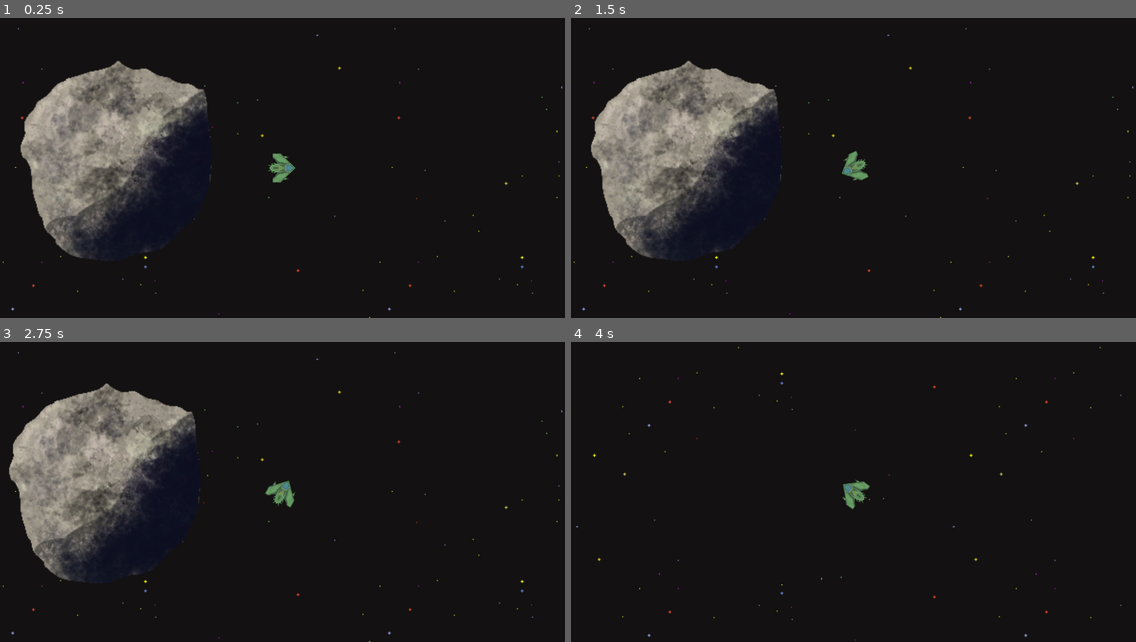
Above: before the commit, frames 1-4 (two rows, left to right).
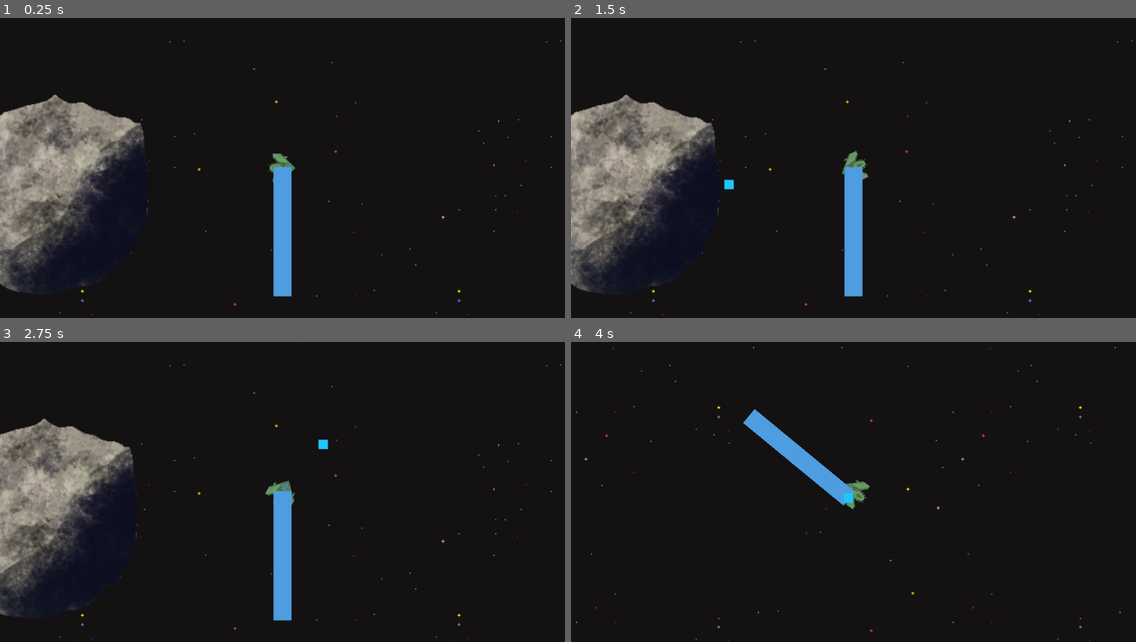
Above: after the commit, the same moments.

Repository: Vassily-Petrousevitch/GalacticHeist
Game: Godot game, scene res://main.tscn
The game is run twice, just before and just after one commit, with the same random seed, the same clock (stepped at 60 frames per second) and the same inputs.
Inputs (mouse positions are in pixels of both pictures, inside the frame that each line leads up to):
- Up to frame 1 (0.25 s): no input
- Up to frame 2 (1.5 s): tap Enter at 0.5 s; move the mouse to (977, 153) at 0.52 s; press the mouse at (977, 153) at 0.53 s; hold D (rotate_right) 0.53-1.28 s; move the mouse to (740, 183) at 1.27 s; release the mouse at (740, 183) at 1.28 s; hold S (brake) from 1.28 s (still down); click (740, 183) at 1.35 s
- Up to frame 3 (2.75 s): move the mouse to (339, 426) at 2.02 s; release S (brake) at 2.03 s; press the mouse at (339, 426) at 2.03 s; hold D (rotate_right) from 2.03 s (still down)
- Up to frame 4 (4 s): move the mouse to (825, 552) at 2.77 s; release D (rotate_right) at 2.78 s; release the mouse at (825, 552) at 2.78 s; hold W (accelerate) 2.78-3.53 s; click (825, 552) at 2.85 s; move the mouse to (1023, 537) at 3.52 s; press the mouse at (1023, 537) at 3.53 s; hold A (rotate_left) from 3.53 s (still down)

The runs differ from the first frame. In frame 1, 16% of the frame differs, in the area x 0-100%, y 0-100%; in frame 2, 15%; in frame 3, 14%; in frame 4, 1.8%.

Commit message:
lots of random changes, main difference is raycasting in player
also changed bullet to be full auto

Diff:
--- a/entities/asteroid.gd
+++ b/entities/asteroid.gd
@@ -1,6 +1,8 @@
 extends RigidBody2D
 
+# Constants
 const asteroid_player_impulse = 5
+
 
 # Called when the node enters the scene tree for the first time.
 func _ready():
--- a/entities/asteroid.tscn
+++ b/entities/asteroid.tscn
@@ -5,6 +5,7 @@
 
 [node name="Asteroid" type="RigidBody2D"]
 collision_mask = 7
+input_pickable = true
 mass = 100.0
 gravity_scale = 0.0
 max_contacts_reported = 5
@@ -20,3 +21,4 @@
 polygon = PackedVector2Array(30.5, -99, 38.7, -99, 48, -100.3, 48, -98.3, 78.3, -85, 82.2, -85, 96, -82.7, 96, -81.4, 1 …(513 unchanged characters)…
 
 [connection signal="body_entered" from="." to="." method="_on_body_entered"]
+[connection signal="mouse_entered" from="." to="." method="_on_mouse_entered"]
--- a/entities/player.gd
+++ b/entities/player.gd
@@ -13,8 +13,11 @@
 # Bullet parameters
 const bullet_scene = preload("res://entities/bullet.tscn")
 const bullet_speed = 2000
-const bullet_timeout = 0.5		# seconds
+const bullet_timeout = 0.2		# seconds
+var bullet_on_cooldown = false
 
+# Mouse is hovering over a "rope-able object" e.g. Asteroids, Puffins
+var mouse_hovering = null
 
 func _physics_process(delta):
 	if not stunned:
@@ -24,6 +27,12 @@
 		velocity = velocity.bounce(col.get_normal()) * ship_bounceback
 		get_stunned_idiot()
 
+	# Raycast to detect nearby "rope-able" objects
+	var space_state = get_world_2d().direct_space_state
+	var query = PhysicsRayQueryParameters2D.create(self.position, Vector2(50, 100), 0xFFFFFFFF, [self])
+	var result = space_state.intersect_ray(query)
+	if result:
+		print("hit at point: ", result.position, result.collider)
 
 
 func get_stunned_idiot():
@@ -41,6 +50,10 @@
 	bullet.position = get_global_position()
 	get_parent().add_child(bullet)
 
+	bullet_on_cooldown = true
+	await get_tree().create_timer(bullet_timeout).timeout
+	bullet_on_cooldown = false
+
 func get_input():
 	setRotation()
 
@@ -50,7 +63,7 @@
 	if Input.is_action_pressed("brake"):
 		velocity = velocity.lerp(Vector2.ZERO, brake_accel)
 
-	if Input.is_action_just_pressed("shoot"):
+	if Input.is_action_pressed("shoot") && !bullet_on_cooldown:
 		shoot_bullet()
 
 func setRotation():
--- /dev/null
+++ b/entities/puffin.tscn
@@ -0,0 +1,16 @@
+[gd_scene load_steps=2 format=3 uid="uid://daprtsy1d6lgg"]
+
+[ext_resource type="Texture2D" uid="uid://rgmuy718fqmb" path="res://Assets/Macguffins/mag_puffin_1.png" id="1_271cp"]
+
+[node name="Puffin" type="RigidBody2D"]
+gravity_scale = 0.0
+
+[node name="Sprite2D" type="Sprite2D" parent="."]
+position = Vector2(344, 167)
+scale = Vector2(0.3, 0.3)
+texture = ExtResource("1_271cp")
+
+[node name="CollisionPolygon2D" type="CollisionPolygon2D" parent="."]
+position = Vector2(344, 167)
+scale = Vector2(0.3, 0.3)
+polygon = PackedVector2Array(41, -104.8, 41, -103.4, 75, -90.4, 75, -89, 87, -80, 87, -77.5, 102.3, -48, 99, -48, 2, 91, 0.399994, 91, -14.8, 94, -48, 94, -48, 92.7, -79, 87.7, -79, 86.3, -109, 73.3, -109, 71.8, -128, 51.8, -128, 50.5, -127.3, 49, -126.5, 49, -111.5, -1, -109.8, -1, -6.8, -105, -4.4, -105, -1, -106.4, -1, -108.2)
--- /dev/null
+++ b/entities/rope_piece.gd
@@ -0,0 +1,11 @@
+extends RigidBody2D
+
+
+# Called when the node enters the scene tree for the first time.
+func _ready():
+	pass # Replace with function body.
+
+
+# Called every frame. 'delta' is the elapsed time since the previous frame.
+func _process(delta):
+	pass
--- /dev/null
+++ b/entities/rope_piece.tscn
@@ -0,0 +1,23 @@
+[gd_scene load_steps=4 format=3 uid="uid://d27t0txgm6y8l"]
+
+[ext_resource type="Script" path="res://entities/rope_piece.gd" id="1_v6vlj"]
+[ext_resource type="Texture2D" uid="uid://drt2xp7abq16p" path="res://art/horizontal_bar_blue.png" id="2_2ksnk"]
+
+[sub_resource type="CapsuleShape2D" id="CapsuleShape2D_p6i4l"]
+height = 142.0
+
+[node name="RopePiece" type="RigidBody2D"]
+collision_layer = 0
+collision_mask = 0
+gravity_scale = 0.0
+script = ExtResource("1_v6vlj")
+
+[node name="CollisionShape2D" type="CollisionShape2D" parent="."]
+position = Vector2(0, 68)
+shape = SubResource("CapsuleShape2D_p6i4l")
+
+[node name="Sprite2D" type="Sprite2D" parent="."]
+position = Vector2(0, 68)
+rotation = 1.5708
+scale = Vector2(1.06459, 1.9251)
+texture = ExtResource("2_2ksnk")
--- a/main.gd
+++ b/main.gd
@@ -1,10 +1,22 @@
 extends Node
 
+var rope_piece = preload("res://entities/rope_piece.tscn")
 
 # Called when the node enters the scene tree for the first time.
 func _ready():
 	# Position player in centre (currently is wherever startposition is)
-	$Player.position = $StartPosition.position;
+	#$Player.position = $StartPosition.position;
+
+	var rope = rope_piece.instantiate()
+	rope.position = $Player.position
+	add_child(rope)
+
+	var joint = PinJoint2D.new()
+	joint.position = $Player.position
+	joint.node_a = $Player.get_path()
+	joint.node_b = rope.get_path()
+	add_child(joint)
+
 
 # Called every frame. 'delta' is the elapsed time since the previous frame.
 func _process(delta):
--- a/main.tscn
+++ b/main.tscn
@@ -650,14 +650,15 @@
 format = 2
 layer_0/tile_data = PackedInt32Array(-2293748, 0, 0, -2228212, 0, 1, -2162676, 0, 2, -2097140, 0, 3, -2031604, 0, 4, -1 …(64777 unchanged characters)…
 
-[node name="StartPosition" type="Marker2D" parent="."]
-position = Vector2(600, 320)
+[node name="Asteroid" parent="." instance=ExtResource("4_f2xl3")]
+position = Vector2(411, 311)
 
 [node name="Player" parent="." instance=ExtResource("1_nlouw")]
+position = Vector2(667, 284)
 scale = Vector2(0.5, 0.5)
 
 [node name="Camera2D" type="Camera2D" parent="Player"]
 zoom = Vector2(2, 2)
 
-[node name="Asteroid" parent="." instance=ExtResource("4_f2xl3")]
-position = Vector2(411, 311)
+[node name="Marker2D" type="Marker2D" parent="."]
+position = Vector2(581, 288)
